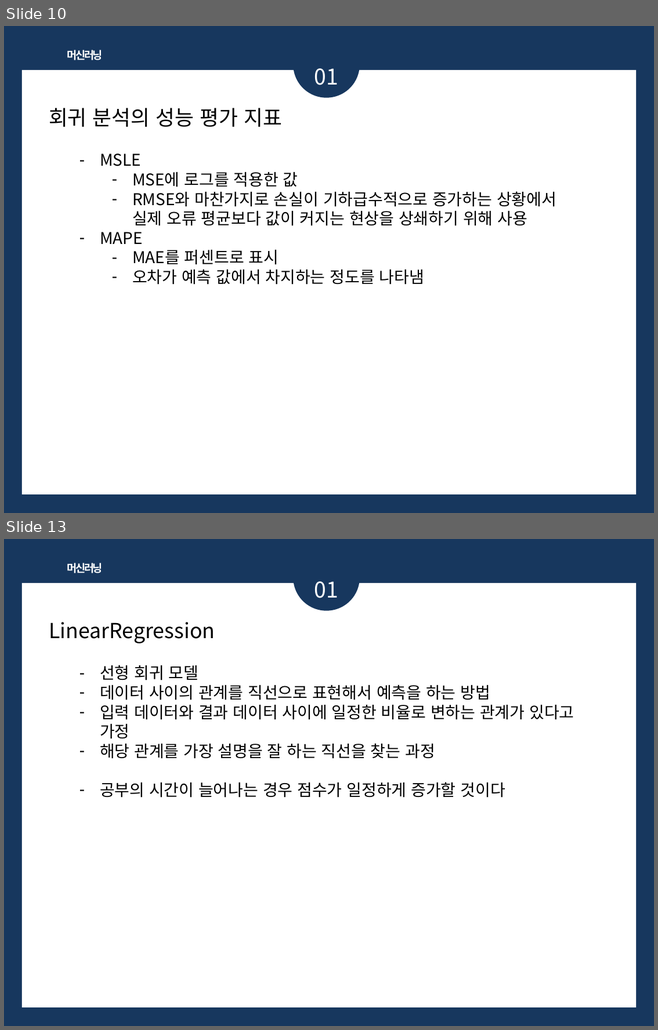
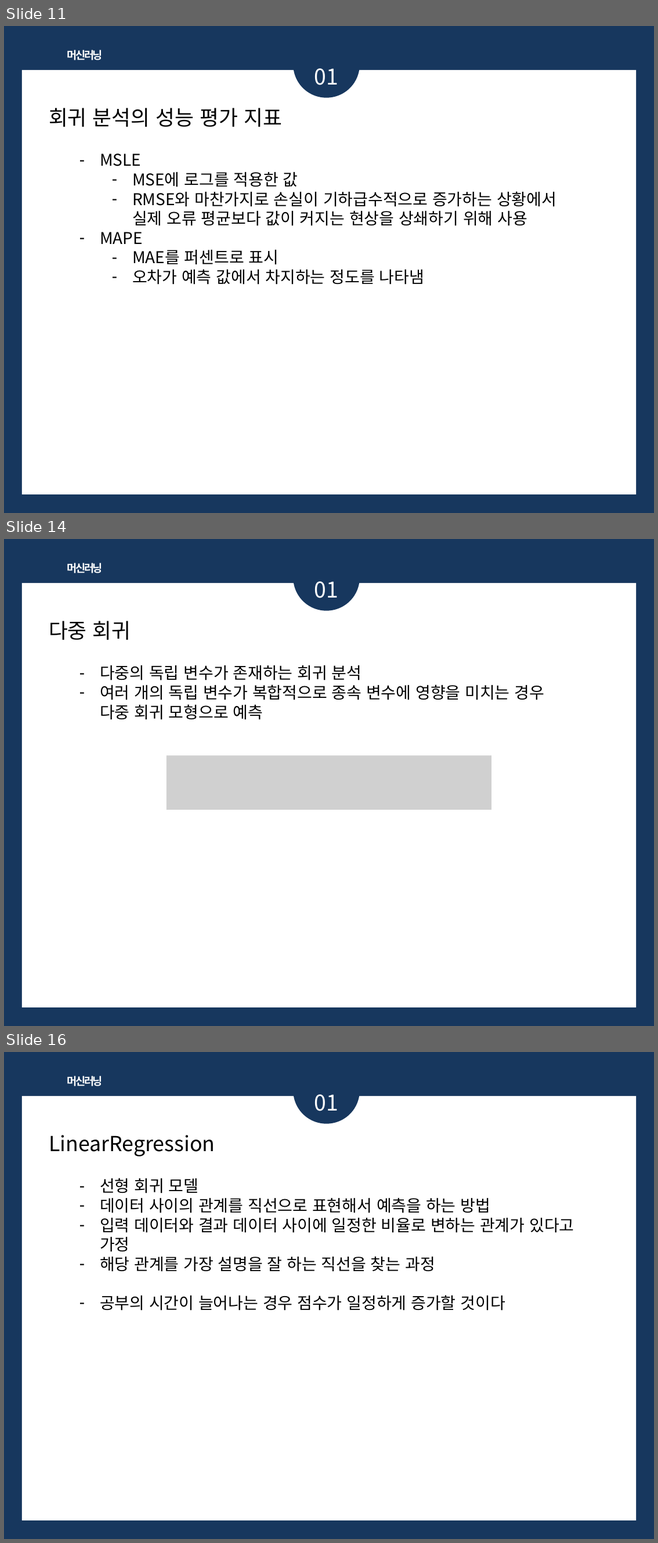
Before and after one commit to bsmoon-86/multicam_2025, a slide deck: PPT/머신러닝.pptx. Shown one above the other, each under a label of ours: slides 10 and 13 before the commit, slides 11, 14 and 16 after it; the slides between them are not shown. The pictures are 658x1030 and 658x1543 pixels, drawn with LibreOffice and Linux fonts; fonts in the diff are those of the drawing; grey boxes stand for pictures. Boxes give left, top, right and bottom in pixels: in the first picture for what was removed or moved away, otherwise in the second. Text is boxed around its words. In the diff, an @@ line names an element or a change of style, - is before the commit and + after.

```diff
--- a/PPT/머신러닝.pptx
+++ b/PPT/머신러닝.pptx
@@ slide 14 added at box(4, 539, 654, 1026), background #17375E; not listed: 1 template element that a slide beside it also shows @@
@@ ellipse added at box(293, 544, 360, 610), fill #17375E @@
@@ text added at box(67, 563, 103, 573), 12 pt, text #FFFFFF, bold @@
+머신러닝
@@ text added at box(314, 581, 338, 598), 24 pt, text #FFFFFF @@
+01
@@ text added at box(49, 621, 131, 640), 23 pt, text #000000 @@
+다중 회귀
@@ text added at box(100, 665, 545, 720), 18 pt, text #000000 @@
+– 다중의 독립 변수가 존재하는 회귀 분석
+– 여러 개의 독립 변수가 복합적으로 종속 변수에 영향을 미치는 경우 다중 회귀 모형으로 예측
@@ picture added at box(166, 755, 491, 810) @@
@@ what was slide 10 is now slide 11 @@
@@ what was slide 13 is now slide 16 @@
```
Also in this commit, not shown: 6 slides changed, 3 other slides added, 10 other files.
